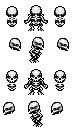
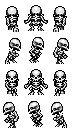
Comparing the layer stacks of the two 72 × 128 images. Changes:
hid "eyes-red" over bbox(6, 44, 66, 110)
renamed "arms" to "arms-front", painted on it over bbox(5, 14, 67, 122)
painted on "torso" over bbox(6, 15, 66, 125)
added layer "arms-rear" above "legs-front" over bbox(4, 14, 68, 123)
renamed "legs" to "legs-front", moved it above "legs-rear", painted on it over bbox(5, 23, 67, 128)
added layer "legs-rear" over bbox(7, 26, 65, 128)
